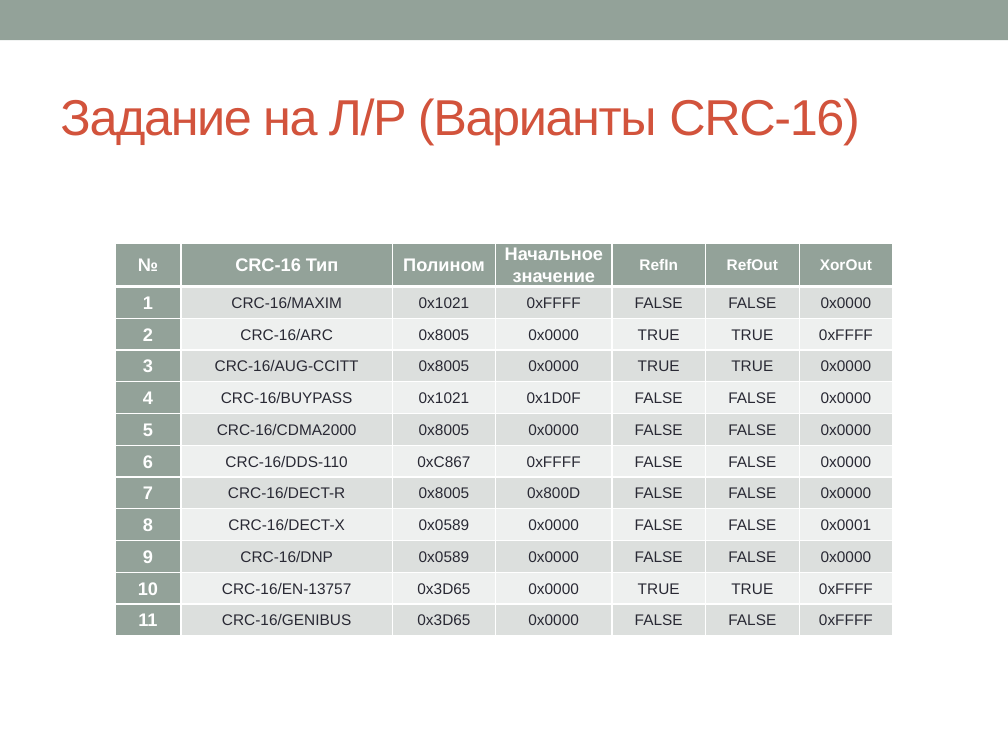
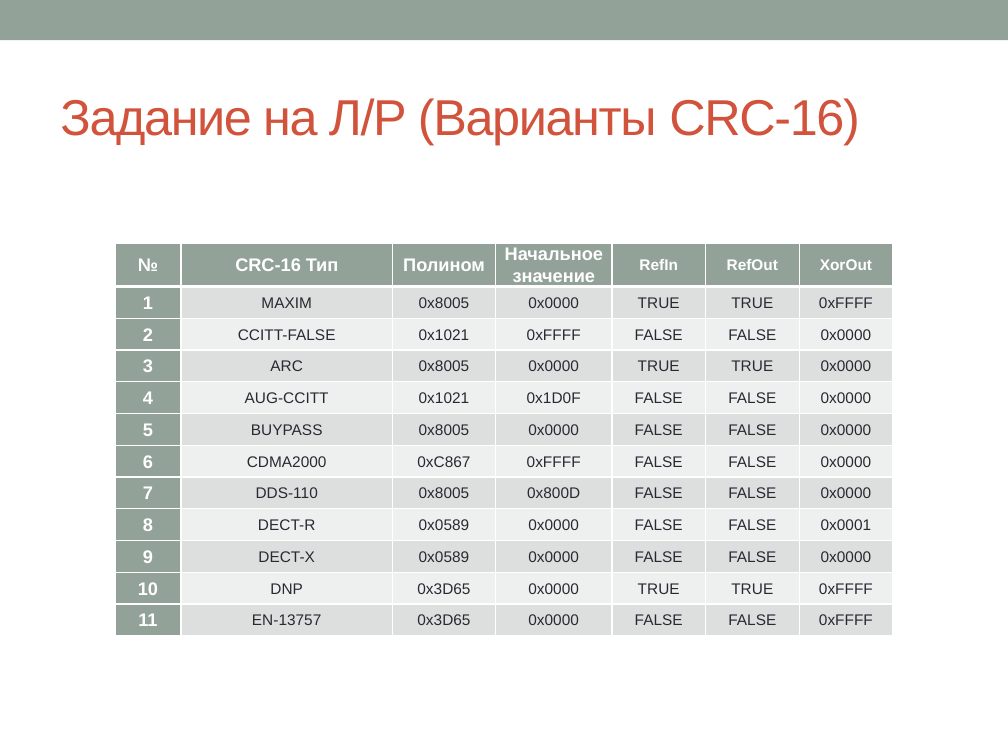
Before and after one commit to kenezoer/soc_programming, a slide deck: slide 13 of doc/Labs/LabWork2/LabWork2.pptx. Drawn at 1008x756 pixels with LibreOffice and Linux fonts; fonts in the diff are those of the drawing. Boxes give left, top, right and bottom in pixels: in the first picture for what was removed or moved away, otherwise in the second. Text is boxed around its words. In the diff, an @@ line names an element or a change of style, - is before the commit and + after.

```diff
--- a/doc/Labs/LabWork2/LabWork2.pptx
+++ b/doc/Labs/LabWork2/LabWork2.pptx
@@ table at box(115, 243, 893, 638) @@
-row 2: 1 | CRC-16/MAXIM | 0x1021 | 0xFFFF | FALSE | FALSE | 0x0000
+row 2: 1 | MAXIM | 0x8005 | 0x0000 | TRUE | TRUE | 0xFFFF
-row 3: 2 | CRC-16/ARC | 0x8005 | 0x0000 | TRUE | TRUE | 0xFFFF
+row 3: 2 | CCITT-FALSE | 0x1021 | 0xFFFF | FALSE | FALSE | 0x0000
-row 4, column 2: CRC-16/AUG-CCITT
+row 4, column 2: ARC
-row 5, column 2: CRC-16/BUYPASS
+row 5, column 2: AUG-CCITT
-row 6, column 2: CRC-16/CDMA2000
+row 6, column 2: BUYPASS
-row 7, column 2: CRC-16/DDS-110
+row 7, column 2: CDMA2000
-row 8, column 2: CRC-16/DECT-R
+row 8, column 2: DDS-110
-row 9, column 2: CRC-16/DECT-X
+row 9, column 2: DECT-R
-row 10, column 2: CRC-16/DNP
+row 10, column 2: DECT-X
-row 11, column 2: CRC-16/EN-13757
+row 11, column 2: DNP
-row 12, column 2: CRC-16/GENIBUS
+row 12, column 2: EN-13757
```
Also in this commit, not shown: 2 other slides changed, 3 other files.
